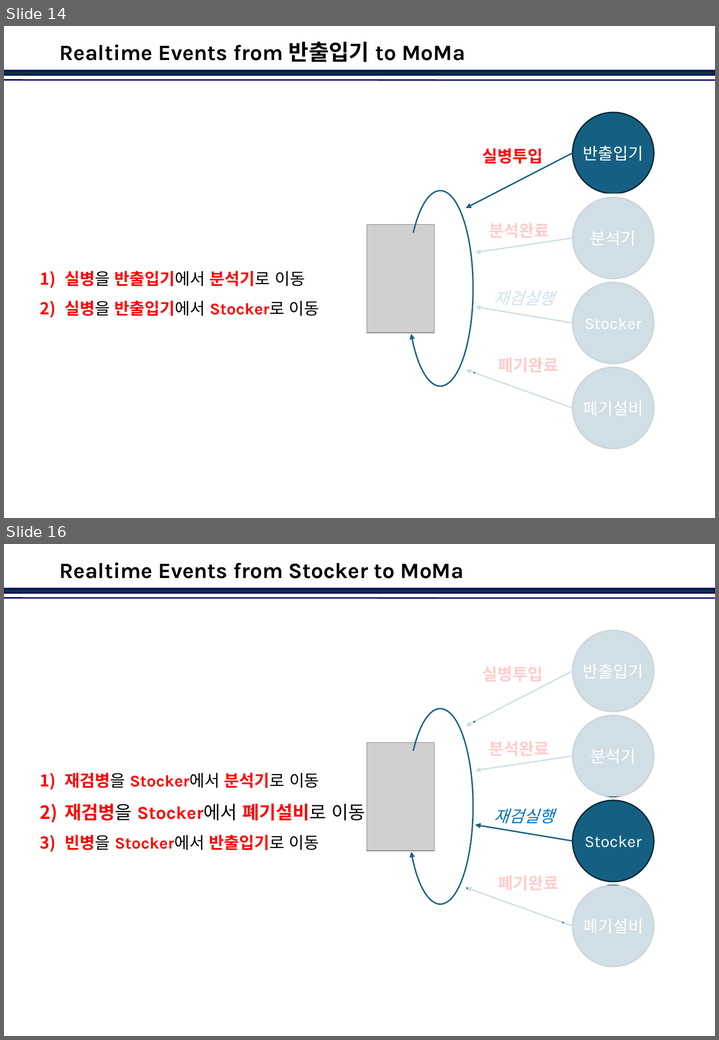
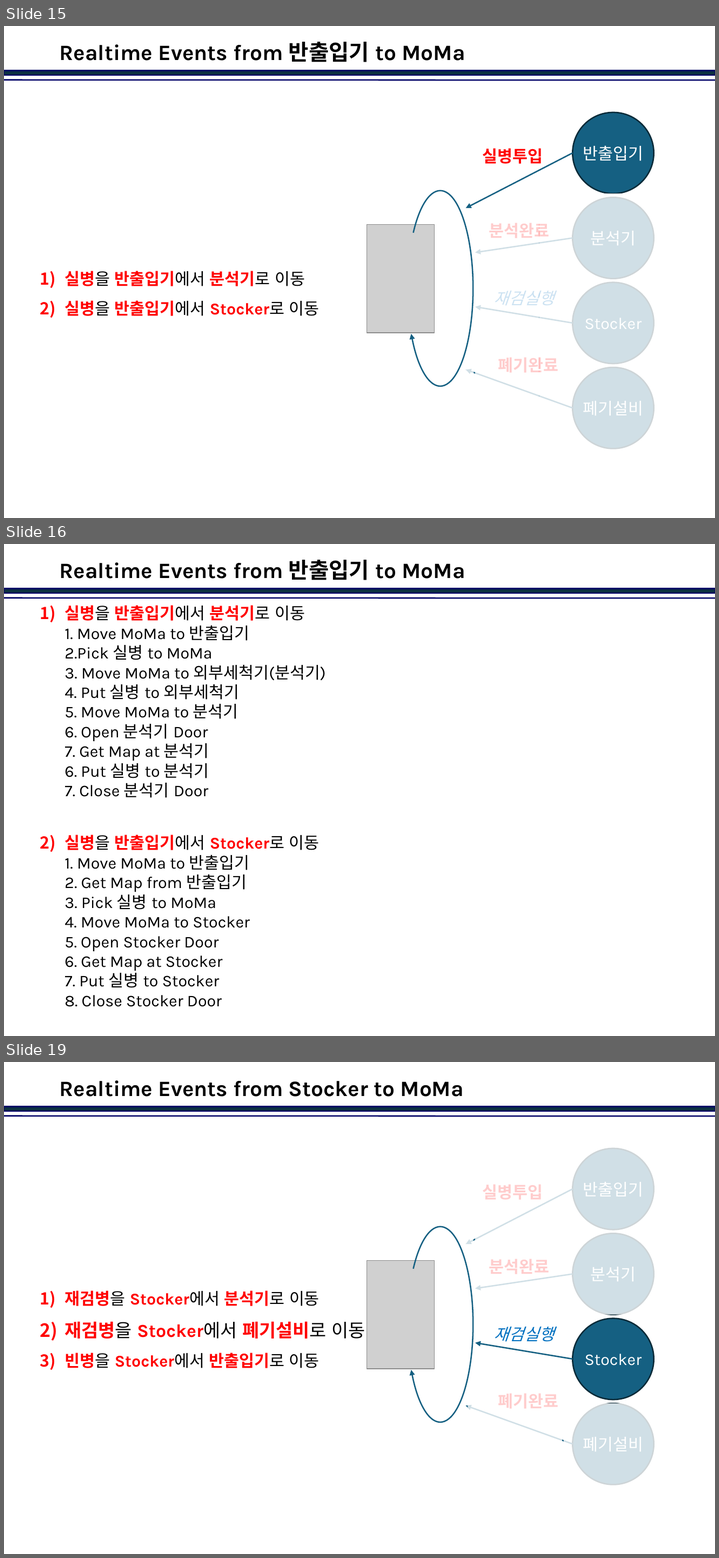
Before and after one commit to jinkabpark/SamickThk_Analysis, a slide deck: 허종원/Travel Scenario.pptx. Shown one above the other, each under a label of ours: slides 14 and 16 before the commit, slides 15, 16 and 19 after it; the slides between them are not shown. The pictures are 719x1040 and 719x1558 pixels, drawn with LibreOffice and Linux fonts; fonts in the diff are those of the drawing; grey boxes stand for pictures; background and template pictures are left out. Boxes give left, top, right and bottom in pixels: in the first picture for what was removed or moved away, otherwise in the second. Text is boxed around its words. In the diff, an @@ line names an element or a change of style, - is before the commit and + after.

```diff
--- a/허종원/Travel Scenario.pptx
+++ b/허종원/Travel Scenario.pptx
@@ slide 16 added at [4,544,715,1036], background #FFFFFF; not listed: 2 template elements that a slide beside it also shows @@
@@ title added at [60,560,465,580], 24 pt, text #000000, bold @@
+Realtime Events from 반출입기 to MoMa
@@ text added at [64,605,326,1007], 18 pt, text #000000 @@
+1) 실병을 반출입기에서 분석기로 이동
+   1. Move MoMa to 반출입기
+   2.Pick 실병 to MoMa
+   3. Move MoMa to 외부세척기(분석기)
+   4. Put 실병 to 외부세척기
+   5. Move MoMa to 분석기
+   6. Open 분석기 Door
+   7. Get Map at 분석기
+   6. Put 실병 to 분석기
+   7. Close 분석기 Door
+2) 실병을 반출입기에서 Stocker로 이동
+   1. Move MoMa to 반출입기
+   2. Get Map from 반출입기
+   3. Pick 실병 to MoMa
+   4. Move MoMa to Stocker
+   5. Open Stocker Door
+   6. Get Map at Stocker
+   7. Put 실병 to Stocker
+   8. Close Stocker Door
@@ what was slide 14 is now slide 15 @@
@@ what was slide 16 is now slide 19 @@
```
Also in this commit, not shown: 2 slides changed, 2 other slides added.
